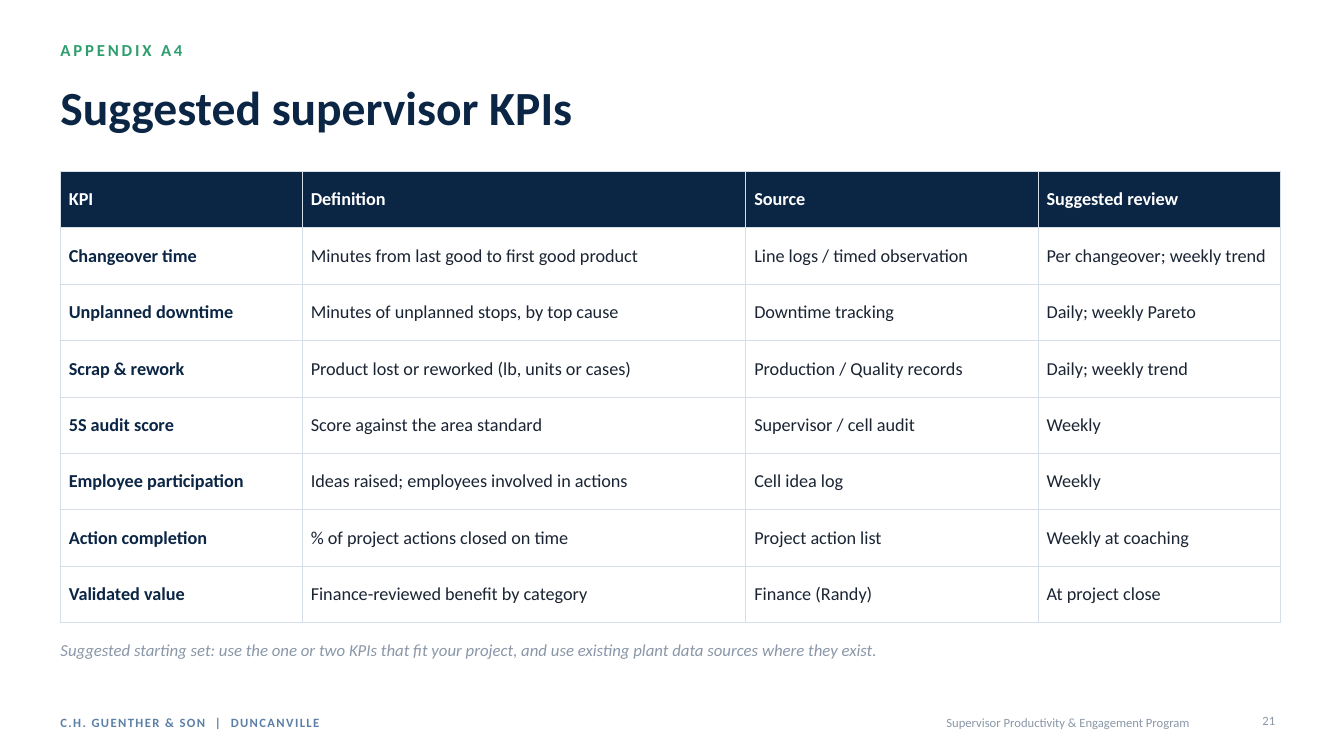
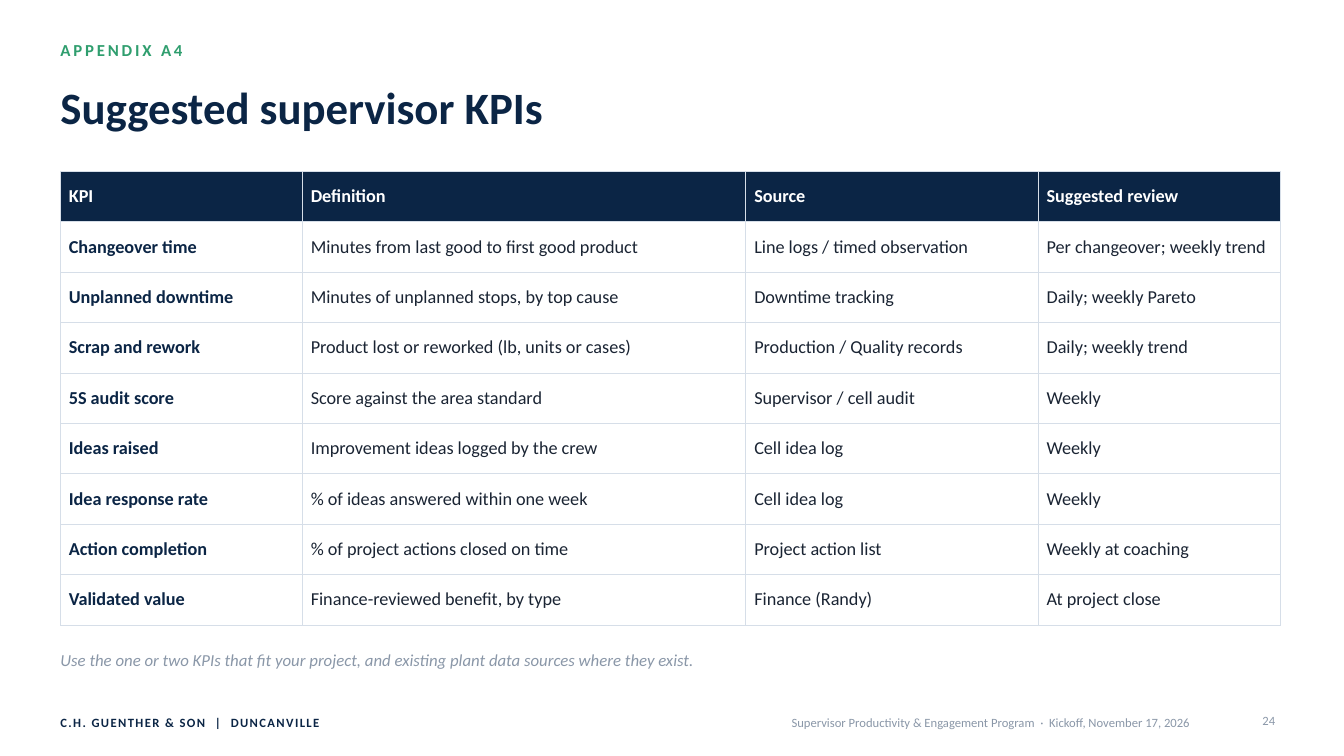
Before and after one commit to mabendeh/QMS_System1, a slide deck: slide 24 of presentations/CHG_Duncanville_Supervisor_Program/CHG_Duncanville_Supervisor_Productivity_Program_Kickoff.pptx (slide 21 before the commit). Drawn at 1344x756 pixels with LibreOffice and Linux fonts; fonts in the diff are those of the drawing. Boxes give left, top, right and bottom in pixels: in the first picture for what was removed or moved away, otherwise in the second. Text is boxed around its words. In the diff, an @@ line names an element or a change of style, - is before the commit and + after.

```diff
--- a/presentations/CHG_Duncanville_Supervisor_Program/CHG_Duncanville_Supervisor_Productivity_Program_Kickoff.pptx
+++ b/presentations/CHG_Duncanville_Supervisor_Program/CHG_Duncanville_Supervisor_Productivity_Program_Kickoff.pptx
@@ title "Suggested supervisor KPIs" at box(60, 92, 543, 132): size 34 to 32 pt @@
@@ table at box(60, 171, 1280, 612) @@
-row 4, column 1: Scrap & rework
+row 4, column 1: Scrap and rework
-row 6: Employee participation | Ideas raised; employees involved in actions | Cell idea log | Weekly
+row 6: Ideas raised | Improvement ideas logged by the crew | Cell idea log | Weekly
+row 7: Idea response rate | % of ideas answered within one week | Cell idea log | Weekly
-row 9, column 2: Finance-reviewed benefit by category
+row 9, column 2: Finance-reviewed benefit, by type
@@ text at box(60, 654, 693, 669): text changed @@
-Suggested starting set: use the one or two KPIs that fit your project, and use existing plant data sources where they exist.
+Use the one or two KPIs that fit your project, and existing plant data sources where they exist.
@@ text "C.H. GUENTHER & SON | ..." at box(60, 718, 320, 727): text colour #5B7FA6 to #0B2545 @@
@@ text at box(792, 718, 1190, 729): text changed @@
-Supervisor Productivity & Engagement Program
+Supervisor Productivity & Engagement Program · Kickoff, November 17, 2026
@@ page number at box(1262, 717, 1275, 725): text changed @@
-21
+24
```
Also in this commit, not shown: 14 other slides changed, 9 slides added, 6 slides removed, 3 other files.
